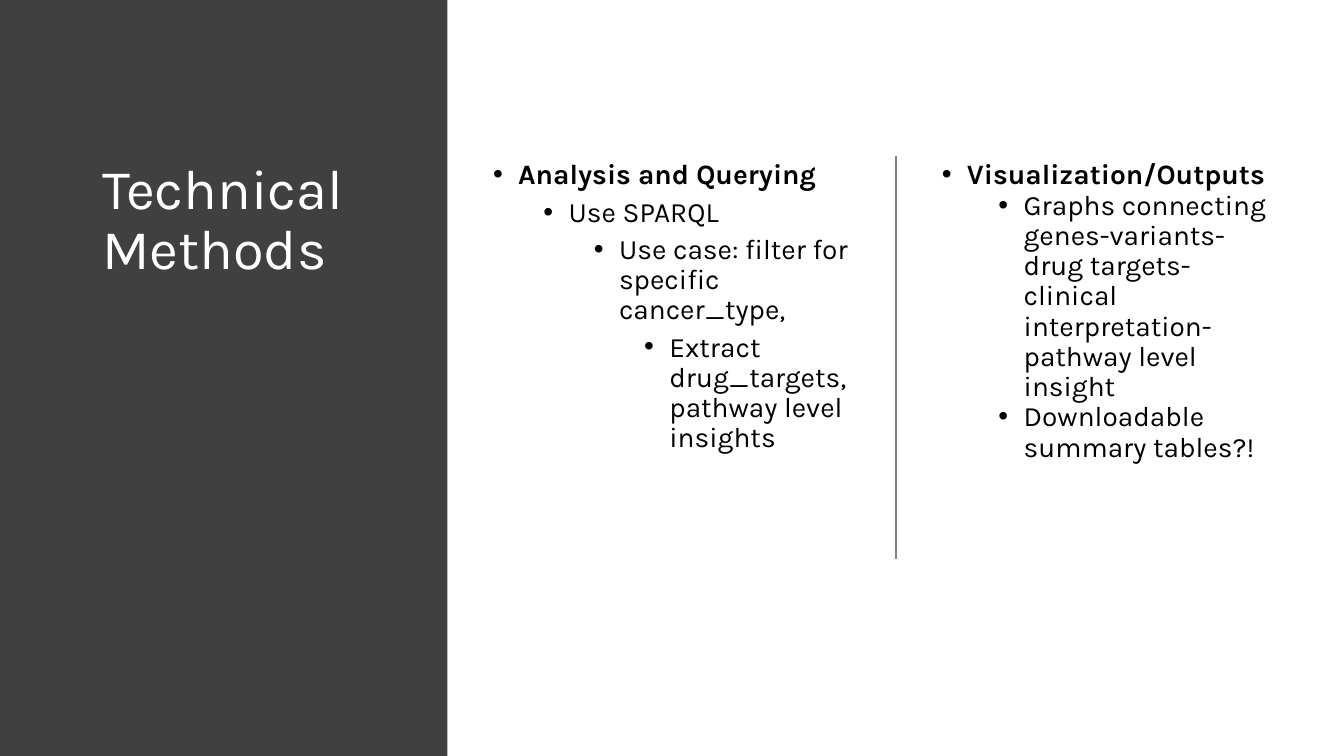
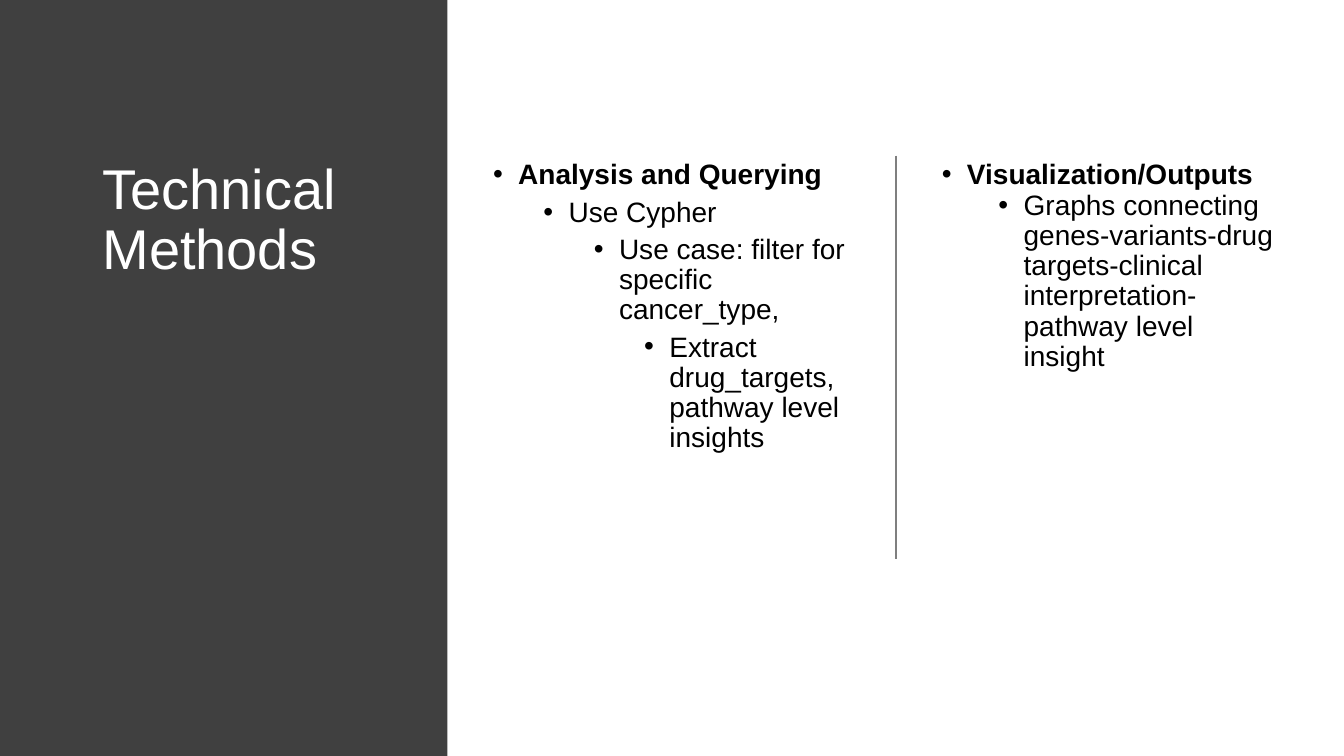
Before and after one commit to collaborativebioinformatics/GeNETwork, a slide deck: slide 6 of Presentation/FinalPresentation_Template.pptx. Drawn at 1344x756 pixels with LibreOffice and Linux fonts; fonts in the diff are those of the drawing. Boxes give left, top, right and bottom in pixels: in the first picture for what was removed or moved away, otherwise in the second. Text is boxed around its words. In the diff, an @@ line names an element or a change of style, - is before the commit and + after.

```diff
--- a/Presentation/FinalPresentation_Template.pptx
+++ b/Presentation/FinalPresentation_Template.pptx
@@ title "Technical Methods" at [102,168,335,270]: font Karla to Arial @@
@@ text at [518,163,845,452]: font Karla to Arial; less space between paragraphs @@
@@ text "Visualization/Outputs" at [967,163,1273,371]: font Karla to Arial; less space between paragraphs @@
@@ text at [569,201,716,227]: text changed; font Karla to Arial @@
-  • Use SPARQL
+  • Use Cypher
@@ text at [1024,401,1254,464]: paragraph removed @@
-  • Downloadable summary tables?!
```
Also in this commit, not shown: 5 other slides changed, 4 slides added, 2 slides removed.
